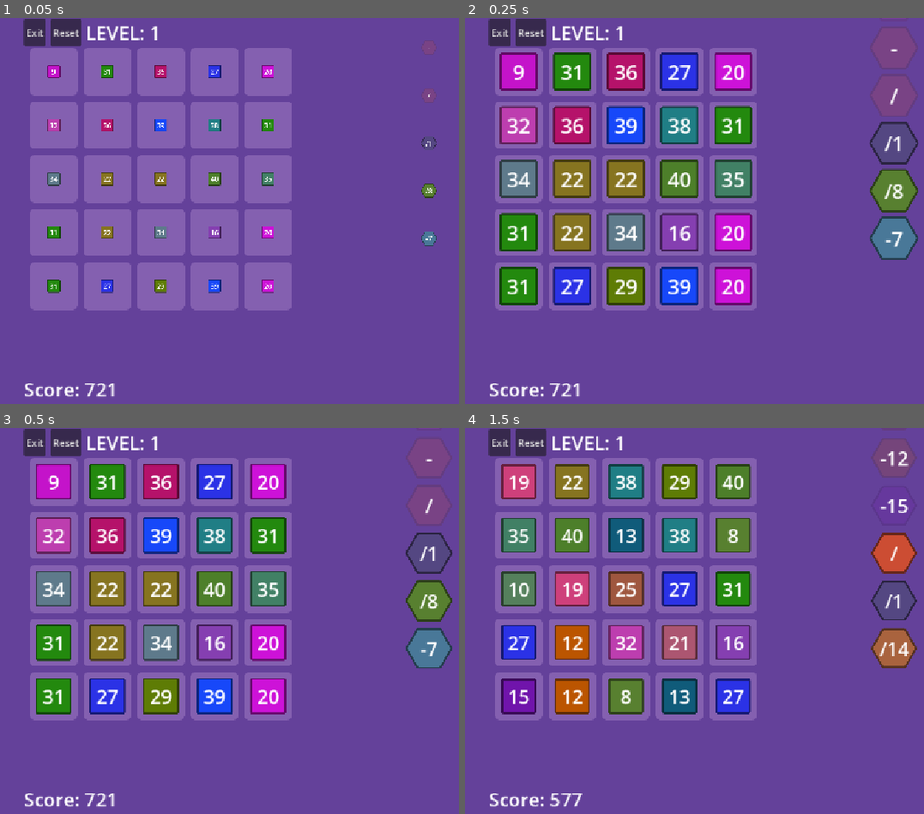
Above: before the commit, frames 1-4 (two rows, left to right).
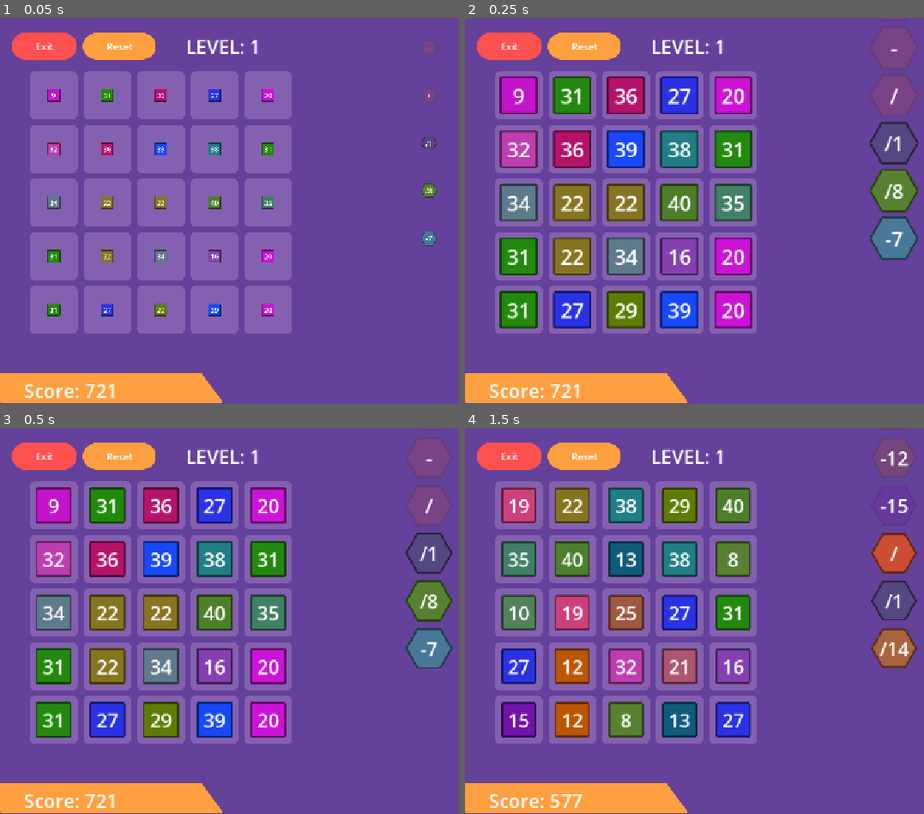
Above: after the commit, the same moments.

Repository: folktalesgaming/merge-down
Game: Godot game, scene res://scenes/GamePlay.tscn
Two runs of this game, one before a commit and one after it. Both use one fixed random seed, a clock stepped at 60 frames per second and the inputs below. This scene is started directly instead of the project's main scene.
Inputs (mouse positions are in pixels of both pictures, inside the frame that each line leads up to):
- Up to frame 1 (0.05 s): no input
- Up to frame 2 (0.25 s): no input
- Up to frame 3 (0.5 s): no input
- Up to frame 4 (1.5 s): click "Reset" at 0.5 s; move the mouse to (520, 482) at 1.27 s; press the mouse at (520, 482) at 1.28 s

The runs differ from the first frame. In frame 1, 21% of the frame differs, in the area x 0-64%, y 0-100%; in frame 2, 34%; in frame 3, 34%; in frame 4, 34%.

Commit message:
ui: update UI

Diff:
--- /dev/null
+++ b/resources/button.tres
@@ -0,0 +1,31 @@
+[gd_resource type="Theme" format=3 uid="uid://cig2s7j4ia30t"]
+
+[ext_resource type="Texture2D" uid="uid://bo8t2fj86lkcb" path="res://assets/btn-bg-1-hover.png" id="1_p8ksp"]
+[ext_resource type="Texture2D" uid="uid://dbvs2d15k32s2" path="res://assets/btn-bg-1.png" id="2_5fv6m"]
+
+[sub_resource type="StyleBoxTexture" id="StyleBoxTexture_p8ksp"]
+texture = ExtResource("1_p8ksp")
+expand_margin_left = 50.0
+expand_margin_top = 15.0
+expand_margin_right = 50.0
+expand_margin_bottom = 15.0
+
+[sub_resource type="StyleBoxTexture" id="StyleBoxTexture_dpgc7"]
+texture = ExtResource("2_5fv6m")
+expand_margin_left = 50.0
+expand_margin_top = 15.0
+expand_margin_right = 50.0
+expand_margin_bottom = 15.0
+
+[sub_resource type="StyleBoxTexture" id="StyleBoxTexture_5fv6m"]
+texture = ExtResource("2_5fv6m")
+expand_margin_left = 50.0
+expand_margin_top = 15.0
+expand_margin_right = 50.0
+expand_margin_bottom = 15.0
+
+[resource]
+Button/colors/font_color = Color(1, 1, 1, 1)
+Button/styles/hover = SubResource("StyleBoxTexture_p8ksp")
+Button/styles/normal = SubResource("StyleBoxTexture_dpgc7")
+Button/styles/pressed = SubResource("StyleBoxTexture_5fv6m")
--- /dev/null
+++ b/resources/button_secondary.tres
@@ -0,0 +1,31 @@
+[gd_resource type="Theme" format=3 uid="uid://3on3rxe810wj"]
+
+[ext_resource type="Texture2D" uid="uid://0c62q3i1r8oe" path="res://assets/btn-bg-2-hover.png" id="1_1q77x"]
+[ext_resource type="Texture2D" uid="uid://c8kodp3ma1g0b" path="res://assets/btn-bg-2.png" id="1_1sfkv"]
+
+[sub_resource type="StyleBoxTexture" id="StyleBoxTexture_thlw4"]
+texture = ExtResource("1_1q77x")
+expand_margin_left = 50.0
+expand_margin_top = 15.0
+expand_margin_right = 50.0
+expand_margin_bottom = 15.0
+
+[sub_resource type="StyleBoxTexture" id="StyleBoxTexture_1sfkv"]
+texture = ExtResource("1_1sfkv")
+expand_margin_left = 50.0
+expand_margin_top = 15.0
+expand_margin_right = 50.0
+expand_margin_bottom = 15.0
+
+[sub_resource type="StyleBoxTexture" id="StyleBoxTexture_1q77x"]
+texture = ExtResource("1_1sfkv")
+expand_margin_left = 50.0
+expand_margin_top = 15.0
+expand_margin_right = 50.0
+expand_margin_bottom = 15.0
+
+[resource]
+Button/colors/font_color = Color(1, 1, 1, 1)
+Button/styles/hover = SubResource("StyleBoxTexture_thlw4")
+Button/styles/normal = SubResource("StyleBoxTexture_1sfkv")
+Button/styles/pressed = SubResource("StyleBoxTexture_1q77x")
--- a/scenes/GamePlay.tscn
+++ b/scenes/GamePlay.tscn
@@ -2,6 +2,43 @@
 
 [ext_resource type="Script" uid="uid://bqwsrsdumtjck" path="res://scripts/game_play.gd" id="1_565gr"]
 [ext_resource type="Shader" uid="uid://dc5qjo7uae0gd" path="res://resources/tile.gdshader" id="2_tb18q"]
+[ext_resource type="Texture2D" uid="uid://ydjknq3280w0" path="res://assets/small-btn-bg-1.png" id="3_bbtn3"]
+[ext_resource type="Texture2D" uid="uid://0dsu1f7bquyw" path="res://assets/small-btn-bg-2.png" id="4_aq4tv"]
+[ext_resource type="Texture2D" uid="uid://cd3k4w8vplfct" path="res://assets/small-btn-bg-1-hover.png" id="4_p4b6y"]
+[ext_resource type="Theme" uid="uid://cig2s7j4ia30t" path="res://resources/button.tres" id="5_7oah2"]
+[ext_resource type="FontFile" uid="uid://duvsvxcwglba7" path="res://assets/DynaPuff-Bold.ttf" id="5_b6bus"]
+[ext_resource type="Texture2D" uid="uid://ljxww3135o1g" path="res://assets/small-btn-bg-2-hover.png" id="6_p4b6y"]
+[ext_resource type="Texture2D" uid="uid://ba4uf26bxthy4" path="res://assets/score-bg.png" id="7_aq4tv"]
+
+[sub_resource type="StyleBoxTexture" id="StyleBoxTexture_7oah2"]
+texture = ExtResource("3_bbtn3")
+expand_margin_left = 40.0
+expand_margin_right = 40.0
+
+[sub_resource type="StyleBoxTexture" id="StyleBoxTexture_bbtn3"]
+texture = ExtResource("3_bbtn3")
+expand_margin_left = 40.0
+expand_margin_right = 40.0
+
+[sub_resource type="StyleBoxTexture" id="StyleBoxTexture_aq4tv"]
+texture = ExtResource("4_p4b6y")
+expand_margin_left = 40.0
+expand_margin_right = 40.0
+
+[sub_resource type="StyleBoxTexture" id="StyleBoxTexture_b6bus"]
+texture = ExtResource("4_aq4tv")
+expand_margin_left = 40.0
+expand_margin_right = 40.0
+
+[sub_resource type="StyleBoxTexture" id="StyleBoxTexture_6ftqr"]
+texture = ExtResource("4_aq4tv")
+expand_margin_left = 40.0
+expand_margin_right = 40.0
+
+[sub_resource type="StyleBoxTexture" id="StyleBoxTexture_8131l"]
+texture = ExtResource("6_p4b6y")
+expand_margin_left = 40.0
+expand_margin_right = 40.0
 
 [sub_resource type="CanvasTexture" id="CanvasTexture_14cdr"]
 
@@ -18,6 +55,101 @@
 
 [node name="GamePlay" type="Node2D" unique_id=1093606612]
 script = ExtResource("1_565gr")
+
+[node name="UI" type="CanvasLayer" parent="." unique_id=79122986]
+
+[node name="MarginContainer" type="MarginContainer" parent="UI" unique_id=1098845232]
+anchors_preset = 15
+anchor_right = 1.0
+anchor_bottom = 1.0
+grow_horizontal = 2
+grow_vertical = 2
+theme_override_constants/margin_left = 40
+theme_override_constants/margin_top = 25
+
+[node name="InnerVBox" type="VBoxContainer" parent="UI/MarginContainer" unique_id=363432535]
+layout_mode = 2
+size_flags_horizontal = 0
+theme_override_constants/separation = 4
+
+[node name="MarginContainer" type="MarginContainer" parent="UI/MarginContainer/InnerVBox" unique_id=332996175]
+layout_mode = 2
+theme_override_constants/margin_left = 20
+
+[node name="HBoxContainer" type="HBoxContainer" parent="UI/MarginContainer/InnerVBox/MarginContainer" unique_id=1211138359]
+layout_mode = 2
+theme_override_constants/separation = 90
+
+[node name="Exit" type="Button" parent="UI/MarginContainer/InnerVBox/MarginContainer/HBoxContainer" unique_id=1376700661]
+layout_mode = 2
+theme_override_colors/font_color = Color(1, 1, 1, 1)
+theme_override_styles/normal = SubResource("StyleBoxTexture_7oah2")
+theme_override_styles/pressed = SubResource("StyleBoxTexture_bbtn3")
+theme_override_styles/hover = SubResource("StyleBoxTexture_aq4tv")
+text = "Exit"
+icon_alignment = 2
+
+[node name="ResetBtn" type="Button" parent="UI/MarginContainer/InnerVBox/MarginContainer/HBoxContainer" unique_id=270184789]
+layout_mode = 2
+theme_override_colors/font_color = Color(1, 1, 1, 1)
+theme_override_styles/normal = SubResource("StyleBoxTexture_b6bus")
+theme_override_styles/pressed = SubResource("StyleBoxTexture_6ftqr")
+theme_override_styles/hover = SubResource("StyleBoxTexture_8131l")
+text = "Reset"
+
+[node name="Title" type="Label" parent="UI/MarginContainer/InnerVBox/MarginContainer/HBoxContainer" unique_id=1969320983]
+unique_name_in_owner = true
+layout_mode = 2
+theme_override_font_sizes/font_size = 32
+text = "LEVEL: "
+
+[node name="padding" type="Control" parent="UI/MarginContainer/InnerVBox" unique_id=1378912488]
+layout_mode = 2
+size_flags_vertical = 3
+
+[node name="Score" type="Label" parent="UI/MarginContainer/InnerVBox" unique_id=746972668]
+unique_name_in_owner = true
+layout_mode = 2
+theme_override_font_sizes/font_size = 32
+
+[node name="Container" type="ColorRect" parent="UI" unique_id=1659256625]
+unique_name_in_owner = true
+visible = false
+anchors_preset = 15
+anchor_right = 1.0
+anchor_bottom = 1.0
+grow_horizontal = 2
+grow_vertical = 2
+color = Color(0.6330588, 0.09218131, 0.78432053, 0.425)
+
+[node name="VBoxContainer" type="VBoxContainer" parent="UI/Container" unique_id=262713642]
+layout_mode = 1
+anchors_preset = 8
+anchor_left = 0.5
+anchor_top = 0.5
+anchor_right = 0.5
+anchor_bottom = 0.5
+offset_left = -64.5
+offset_top = -25.0
+offset_right = 64.5
+offset_bottom = 25.0
+grow_horizontal = 2
+grow_vertical = 2
+theme_override_constants/separation = 48
+
+[node name="CompleteHeading" type="Label" parent="UI/Container/VBoxContainer" unique_id=1844318558]
+unique_name_in_owner = true
+layout_mode = 2
+theme_override_fonts/font = ExtResource("5_b6bus")
+theme_override_font_sizes/font_size = 28
+text = "Level Completed"
+horizontal_alignment = 1
+
+[node name="NextLvlBtn" type="Button" parent="UI/Container/VBoxContainer" unique_id=1471540128]
+unique_name_in_owner = true
+layout_mode = 2
+theme = ExtResource("5_7oah2")
+text = "Next Level"
 
 [node name="Background" type="Sprite2D" parent="." unique_id=2298987]
 self_modulate = Color(0.39215687, 0.25490198, 0.6039216, 1)
@@ -42,93 +174,11 @@
 unique_name_in_owner = true
 material = SubResource("ShaderMaterial_nqbmw")
 
-[node name="UI" type="CanvasLayer" parent="." unique_id=79122986]
+[node name="ScoreBg" type="Sprite2D" parent="." unique_id=858723003]
+position = Vector2(187, 621)
+scale = Vector2(0.5, 0.5)
+texture = ExtResource("7_aq4tv")
 
-[node name="InGameOverlay" type="HBoxContainer" parent="UI" unique_id=326152917]
-anchors_preset = 15
-anchor_right = 1.0
-anchor_bottom = 1.0
-grow_horizontal = 2
-grow_vertical = 2
-theme_override_constants/separation = 40
-metadata/_edit_use_anchors_ = true
-
-[node name="Control" type="Control" parent="UI/InGameOverlay" unique_id=1653052051]
-layout_mode = 2
-
-[node name="InnerVBox" type="VBoxContainer" parent="UI/InGameOverlay" unique_id=363432535]
-layout_mode = 2
-theme_override_constants/separation = 2
-
-[node name="padding" type="Control" parent="UI/InGameOverlay/InnerVBox" unique_id=1902346908]
-layout_mode = 2
-size_flags_stretch_ratio = 0.0
-
-[node name="HBoxContainer" type="HBoxContainer" parent="UI/InGameOverlay/InnerVBox" unique_id=1211138359]
-layout_mode = 2
-theme_override_constants/separation = 8
-
-[node name="Exit" type="Button" parent="UI/InGameOverlay/InnerVBox/HBoxContainer" unique_id=1376700661]
-layout_mode = 2
-text = "Exit"
-
-[node name="ResetBtn" type="Button" parent="UI/InGameOverlay/InnerVBox/HBoxContainer" unique_id=270184789]
-layout_mode = 2
-text = "Reset"
-
-[node name="Title" type="Label" parent="UI/InGameOverlay/InnerVBox/HBoxContainer" unique_id=1969320983]
-unique_name_in_owner = true
-layout_mode = 2
-theme_override_font_sizes/font_size = 32
-text = "LEVEL: "
-
-[node name="padding2" type="Control" parent="UI/InGameOverlay/InnerVBox" unique_id=1378912488]
-layout_mode = 2
-size_flags_vertical = 3
-
-[node name="Score" type="Label" parent="UI/InGameOverlay/InnerVBox" unique_id=746972668]
-unique_name_in_owner = true
-layout_mode = 2
-theme_override_font_sizes/font_size = 32
-
-[node name="padding3" type="Control" parent="UI/InGameOverlay/InnerVBox" unique_id=1150424144]
-layout_mode = 2
-
-[node name="Container" type="ColorRect" parent="UI" unique_id=1659256625]
-unique_name_in_owner = true
-visible = false
-anchors_preset = 15
-anchor_right = 1.0
-anchor_bottom = 1.0
-grow_horizontal = 2
-grow_vertical = 2
-color = Color(0.6330588, 0.09218131, 0.78432053, 0.425)
-
-[node name="VBoxContainer" type="VBoxContainer" parent="UI/Container" unique_id=262713642]
-layout_mode = 1
-anchors_preset = 8
-anchor_left = 0.5
-anchor_top = 0.5
-anchor_right = 0.5
-anchor_bottom = 0.5
-offset_left = -64.5
-offset_top = -11.5
-offset_right = 64.5
-offset_bottom = 11.5
-grow_horizontal = 2
-grow_vertical = 2
-
-[node name="CompleteHeading" type="Label" parent="UI/Container/VBoxContainer" unique_id=1844318558]
-unique_name_in_owner = true
-layout_mode = 2
-text = "Level Completed"
-horizontal_alignment = 1
-
-[node name="NextLvlBtn" type="Button" parent="UI/Container/VBoxContainer" unique_id=1471540128]
-unique_name_in_owner = true
-layout_mode = 2
-text = "Next Level"
-
-[connection signal="pressed" from="UI/InGameOverlay/InnerVBox/HBoxContainer/Exit" to="." method="_on_exit_pressed"]
-[connection signal="pressed" from="UI/InGameOverlay/InnerVBox/HBoxContainer/ResetBtn" to="." method="_on_reset_btn_pressed"]
+[connection signal="pressed" from="UI/MarginContainer/InnerVBox/MarginContainer/HBoxContainer/Exit" to="." method="_on_exit_pressed"]
+[connection signal="pressed" from="UI/MarginContainer/InnerVBox/MarginContainer/HBoxContainer/ResetBtn" to="." method="_on_reset_btn_pressed"]
 [connection signal="pressed" from="UI/Container/VBoxContainer/NextLvlBtn" to="." method="_on_next_lvl_btn_pressed"]
--- a/scenes/MainMenu.tscn
+++ b/scenes/MainMenu.tscn
@@ -1,6 +1,9 @@
 [gd_scene format=3 uid="uid://ckdsxjlbb01ml"]
 
 [ext_resource type="Script" uid="uid://b5f5wdjhqoxj4" path="res://scripts/main_menu.gd" id="1_yqorp"]
+[ext_resource type="FontFile" uid="uid://duvsvxcwglba7" path="res://assets/DynaPuff-Bold.ttf" id="2_0ykhv"]
+[ext_resource type="Theme" uid="uid://cig2s7j4ia30t" path="res://resources/button.tres" id="3_ow34m"]
+[ext_resource type="Theme" uid="uid://3on3rxe810wj" path="res://resources/button_secondary.tres" id="4_l72w3"]
 
 [sub_resource type="CanvasTexture" id="CanvasTexture_ukcvp"]
 
@@ -33,15 +36,20 @@
 
 [node name="Title" type="Label" parent="CanvasLayer/InGameOverlay" unique_id=1328045718]
 layout_mode = 2
-theme_override_font_sizes/font_size = 32
-text = "Merge Doown"
+theme_override_fonts/font = ExtResource("2_0ykhv")
+theme_override_font_sizes/font_size = 72
+text = "MERGE
+DOOWN"
+horizontal_alignment = 1
 
 [node name="Start" type="Button" parent="CanvasLayer/InGameOverlay" unique_id=1067174985]
 layout_mode = 2
+theme = ExtResource("3_ow34m")
 text = "Start Game"
 
 [node name="Tutorial" type="Button" parent="CanvasLayer/InGameOverlay" unique_id=538947818]
 layout_mode = 2
+theme = ExtResource("4_l72w3")
 text = "Tutorial"
 
 [node name="Story" type="Button" parent="CanvasLayer/InGameOverlay" unique_id=227006335]
--- a/scenes/Tutorial.tscn
+++ b/scenes/Tutorial.tscn
@@ -2,6 +2,10 @@
 
 [ext_resource type="Shader" uid="uid://dc5qjo7uae0gd" path="res://resources/tile.gdshader" id="1_cfv3y"]
 [ext_resource type="Script" uid="uid://bvvbi61niomx8" path="res://scripts/tutorial.gd" id="1_ci5ev"]
+[ext_resource type="Texture2D" uid="uid://ba4uf26bxthy4" path="res://assets/score-bg.png" id="3_288ch"]
+[ext_resource type="FontFile" uid="uid://duvsvxcwglba7" path="res://assets/DynaPuff-Bold.ttf" id="3_pgr2e"]
+[ext_resource type="Theme" uid="uid://cig2s7j4ia30t" path="res://resources/button.tres" id="4_ebau5"]
+[ext_resource type="Theme" uid="uid://3on3rxe810wj" path="res://resources/button_secondary.tres" id="5_288ch"]
 
 [sub_resource type="CanvasTexture" id="CanvasTexture_ci5ev"]
 
@@ -38,41 +42,49 @@
 scale = Vector2(102.00004, 531.75006)
 texture = SubResource("CanvasTexture_pgr2e")
 
+[node name="ScoreBg" type="Sprite2D" parent="." unique_id=795331393]
+position = Vector2(186, 621)
+scale = Vector2(0.5, 0.5)
+texture = ExtResource("3_288ch")
+
 [node name="OperatorStack" type="Node2D" parent="." unique_id=1366028533]
 unique_name_in_owner = true
 material = SubResource("ShaderMaterial_ebau5")
 
 [node name="UI" type="CanvasLayer" parent="." unique_id=822770972]
 
-[node name="InGameOverlay" type="HBoxContainer" parent="UI" unique_id=812508454]
+[node name="Margin" type="MarginContainer" parent="UI" unique_id=1183920495]
 anchors_preset = 15
 anchor_right = 1.0
 anchor_bottom = 1.0
 grow_horizontal = 2
 grow_vertical = 2
-theme_override_constants/separation = 40
+theme_override_constants/margin_left = 24
 metadata/_edit_use_anchors_ = true
 
-[node name="Control" type="Control" parent="UI/InGameOverlay" unique_id=1225612274]
+[node name="InnerVBox" type="VBoxContainer" parent="UI/Margin" unique_id=1867433118]
 layout_mode = 2
-
-[node name="InnerVBox" type="VBoxContainer" parent="UI/InGameOverlay" unique_id=1867433118]
-layout_mode = 2
+size_flags_horizontal = 0
 theme_override_constants/separation = 2
 
-[node name="Title" type="Label" parent="UI/InGameOverlay/InnerVBox" unique_id=1769302916]
+[node name="Title" type="Label" parent="UI/Margin/InnerVBox" unique_id=1769302916]
 layout_mode = 2
 size_flags_vertical = 6
+theme_override_fonts/font = ExtResource("3_pgr2e")
 theme_override_font_sizes/font_size = 32
 text = "Tutorial"
 
-[node name="Description" type="Label" parent="UI/InGameOverlay/InnerVBox" unique_id=547430090]
+[node name="MarginContainer" type="MarginContainer" parent="UI/Margin/InnerVBox" unique_id=1661965024]
+layout_mode = 2
+theme_override_constants/margin_bottom = 48
+
+[node name="Description" type="Label" parent="UI/Margin/InnerVBox/MarginContainer" unique_id=547430090]
 unique_name_in_owner = true
 custom_maximum_size = Vector2(700, 200)
 layout_mode = 2
 autowrap_mode = 2
 
-[node name="Score" type="Label" parent="UI/InGameOverlay/InnerVBox" unique_id=1325019370]
+[node name="Score" type="Label" parent="UI/Margin/InnerVBox" unique_id=1325019370]
 unique_name_in_owner = true
 layout_mode = 2
 theme_override_font_sizes/font_size = 32
@@ -95,26 +107,33 @@
 anchor_right = 0.5
 anchor_bottom = 0.5
 offset_left = -64.5
-offset_top = -11.5
+offset_top = -82.0
 offset_right = 64.5
-offset_bottom = 11.5
+offset_bottom = 82.0
 grow_horizontal = 2
 grow_vertical = 2
+theme_override_constants/separation = 48
+alignment = 1
 
 [node name="CompleteHeading" type="Label" parent="UI/Container/VBoxContainer" unique_id=562746082]
 unique_name_in_owner = true
+custom_maximum_size = Vector2(500, 500)
 layout_mode = 2
+theme_override_font_sizes/font_size = 32
 text = "Level Completed"
 horizontal_alignment = 1
+autowrap_mode = 2
 
 [node name="NextLvlBtn" type="Button" parent="UI/Container/VBoxContainer" unique_id=477623090]
 unique_name_in_owner = true
 layout_mode = 2
+theme = ExtResource("4_ebau5")
 text = "Next Level"
 
 [node name="NoBtn" type="Button" parent="UI/Container/VBoxContainer" unique_id=436150189]
 unique_name_in_owner = true
 layout_mode = 2
+theme = ExtResource("5_288ch")
 
 [connection signal="pressed" from="UI/Container/VBoxContainer/NextLvlBtn" to="." method="_on_next_lvl_btn_pressed"]
 [connection signal="pressed" from="UI/Container/VBoxContainer/NoBtn" to="." method="_on_no_btn_pressed"]
--- a/scripts/game_play.gd
+++ b/scripts/game_play.gd
@@ -86,7 +86,7 @@
 # Initiate number tile in the board
 func initiate_num_tile(v: int, r: int, c: int) -> Tile:
 	var tile: Tile = TilePrefab.instantiate()
-	tile.position = Vector2((c+1) * _board_gap, (r+1) * _board_gap)
+	tile.position = Vector2((c+1) * _board_gap, (r+1) * _board_gap + 40)
 	main_grid.add_child(tile)
 	tile.Initialize_Value(v)
 	tile.set_board_pos(r, c)
@@ -102,7 +102,7 @@
 	dropZone.type = GlobalConst.DropZone.ON_TOP
 	dropZone.is_active = true
 	dropZone.add_board_pos(Vector2(r, c))
-	dropZone.position = Vector2((c+1) * _board_gap, (r+1) * _board_gap)
+	dropZone.position = Vector2((c+1) * _board_gap, (r+1) * _board_gap + 40)
 	drop_zones.add_child(dropZone)
 
 	return dropZone
@@ -119,7 +119,7 @@
 		d_zone.add_board_pos(Vector2(int(r + 1), int(c)))
 		d_zone.scale = Vector2(0.4, 0.5)
 
-		d_zone.position = Vector2((c+1) * _board_gap, (r+1.5) * _board_gap)
+		d_zone.position = Vector2((c+1) * _board_gap, (r+1.5) * _board_gap + 40)
 		drop_zones.add_child(d_zone)
 		d_zones.append(d_zone)
 
@@ -133,7 +133,7 @@
 		d_zone.add_board_pos(Vector2(int(r), int(c + 1)))
 		d_zone.scale = Vector2(0.5, 0.4)
 
-		d_zone.position = Vector2((c+1.5) * _board_gap, (r+1) * _board_gap)
+		d_zone.position = Vector2((c+1.5) * _board_gap, (r+1) * _board_gap + 40)
 		drop_zones.add_child(d_zone)
 		d_zones.append(d_zone)
 
Binary file added: assets/DynaPuff-Bold.ttf
Not shown, added: assets/DynaPuff-Bold.ttf.import
Binary file added: assets/arrow_clockwise.png
Not shown, added: assets/arrow_clockwise.png.import
Binary file added: assets/btn-bg-1-hover.png
Not shown, added: assets/btn-bg-1-hover.png.import
Binary file added: assets/btn-bg-1.png
Not shown, added: assets/btn-bg-1.png.import
Binary file added: assets/btn-bg-2-hover.png
Not shown, added: assets/btn-bg-2-hover.png.import
Binary file added: assets/btn-bg-2.png
Not shown, added: assets/btn-bg-2.png.import
(and 12 more such lines)
